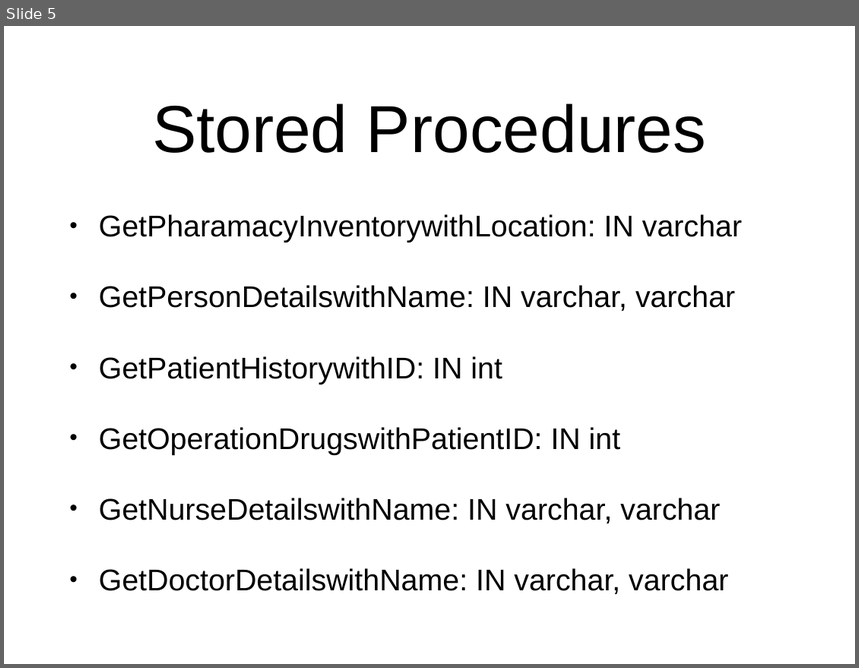
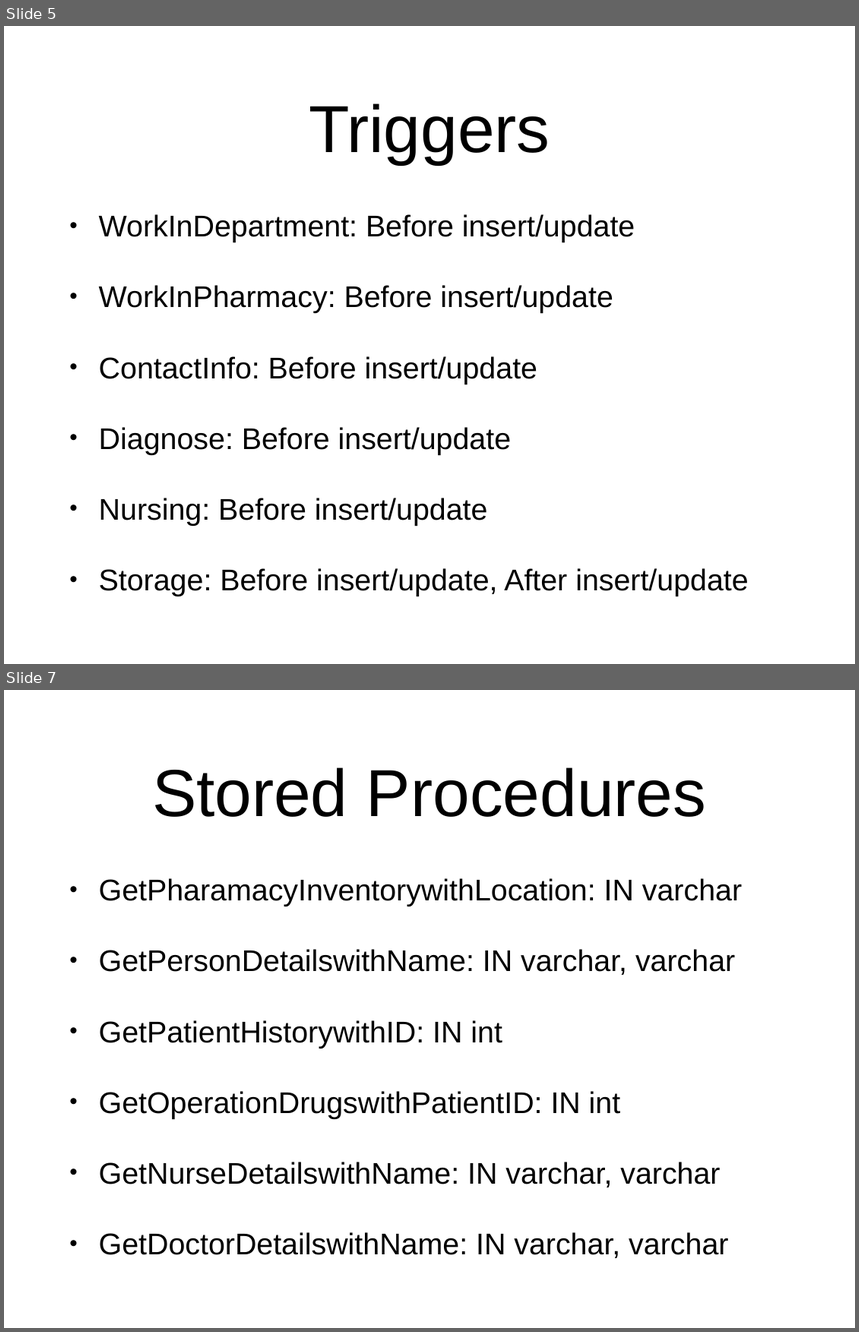
Before and after one commit to zhengtianqi94/HospitalDatabase, a slide deck: Presentation.pptx. Shown one above the other, each under a label of ours: slide 5 before the commit, slides 5 and 7 after it; the slides between them are not shown. The pictures are 859x668 and 859x1332 pixels, drawn with LibreOffice and Linux fonts; fonts in the diff are those of the drawing. Boxes give left, top, right and bottom in pixels: in the first picture for what was removed or moved away, otherwise in the second. Text is boxed around its words. In the diff, an @@ line names an element or a change of style, - is before the commit and + after.

```diff
--- a/Presentation.pptx
+++ b/Presentation.pptx
@@ slide 5 added at [4, 26, 855, 664], background #FFFFFF @@
@@ title added at [309, 104, 550, 164], 80 pt, text #000000 @@
+Triggers
@@ text added at [99, 214, 749, 597], 36 pt, text #000000 @@
+• WorkInDepartment: Before insert/update
+• WorkInPharmacy: Before insert/update
+• ContactInfo: Before insert/update
+• Diagnose: Before insert/update
+• Nursing: Before insert/update
+• Storage: Before insert/update, After insert/update
@@ what was slide 5 is now slide 7 @@
```
Also in this commit, not shown: 1 slide changed, 1 other slide added.
